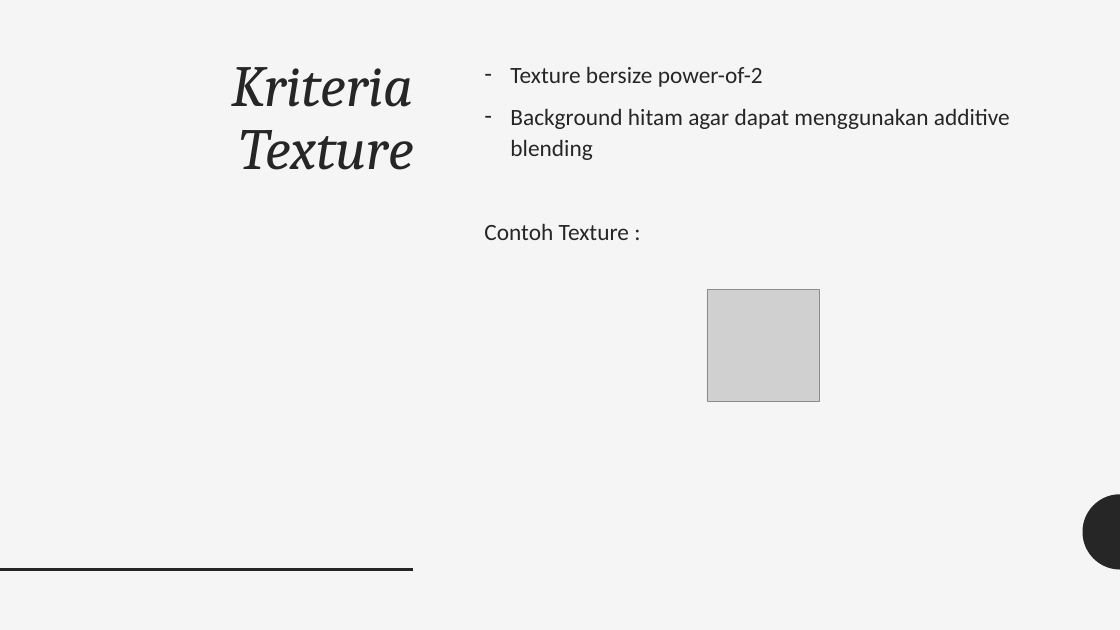
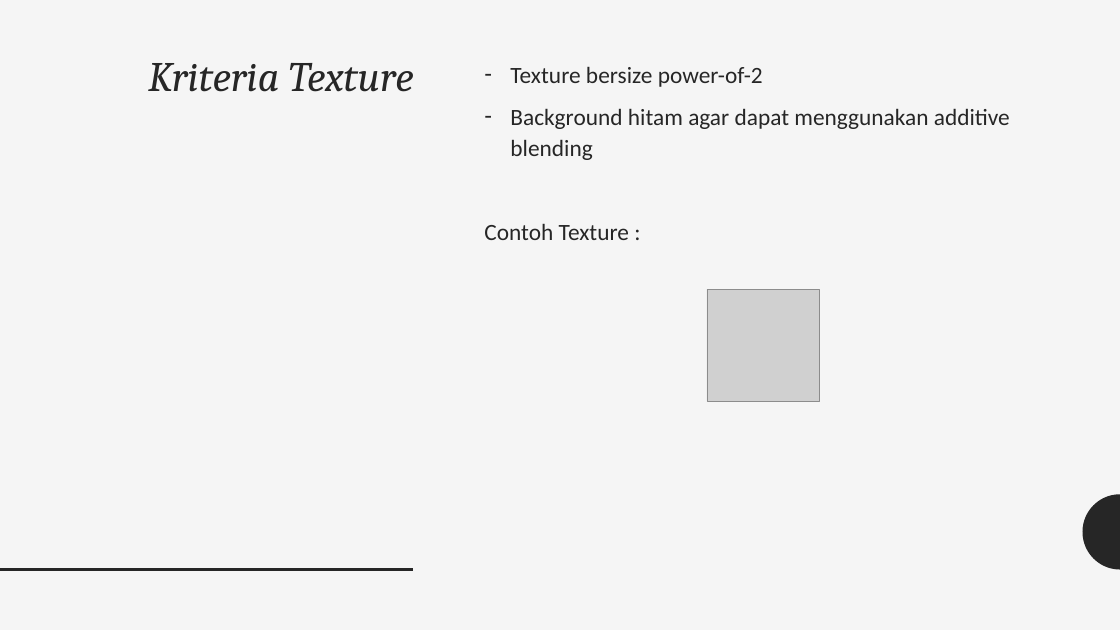
Before and after one commit to grafkom-d-if-its-2019/threejs-presentation-yolo, a slide deck: slide 9 of presentation/Particles, Sprites, and the Point Cloud.pptx (slide 5 before the commit). Drawn at 1120x630 pixels with LibreOffice and Linux fonts; fonts in the diff are those of the drawing; grey boxes stand for pictures. Boxes give left, top, right and bottom in pixels: in the first picture for what was removed or moved away, otherwise in the second. Text is boxed around its words. In the diff, an @@ line names an element or a change of style, - is before the commit and + after.

```diff
--- a/presentation/Particles, Sprites, and the Point Cloud.pptx
+++ b/presentation/Particles, Sprites, and the Point Cloud.pptx
@@ title "Kriteria Texture" at [148, 63, 414, 92]: size 50 to 36 pt @@
```
Also in this commit, not shown: 2 other slides changed, 5 slides added, 1 slide removed.
